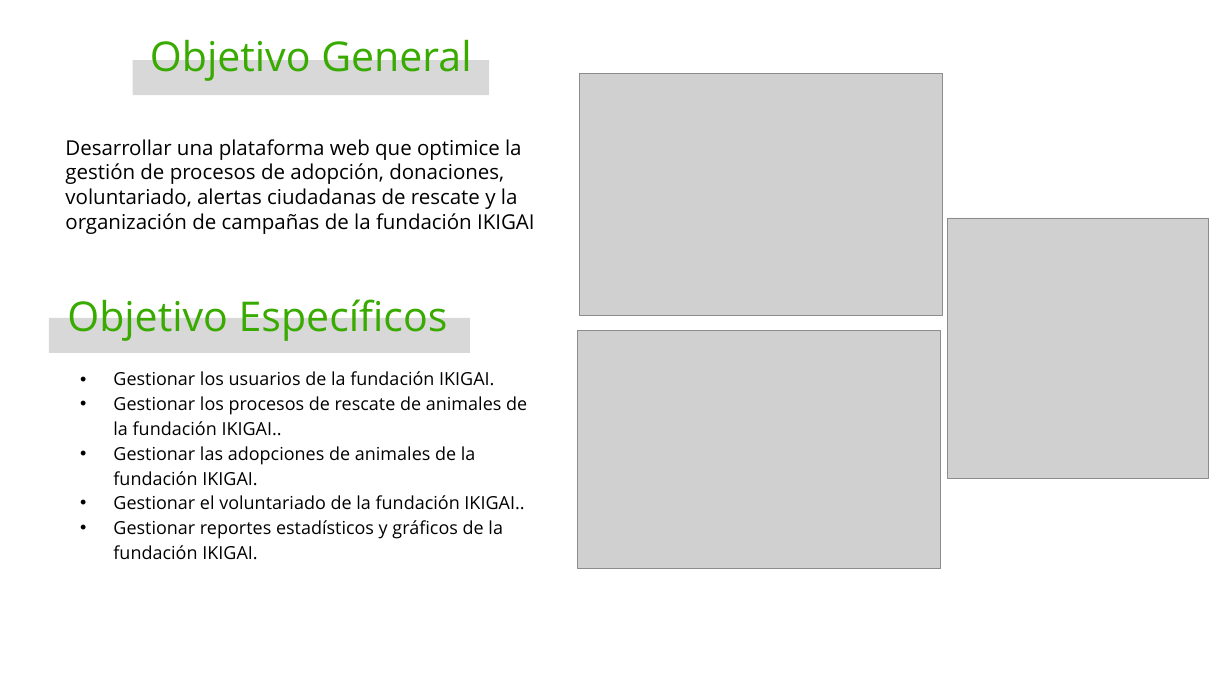
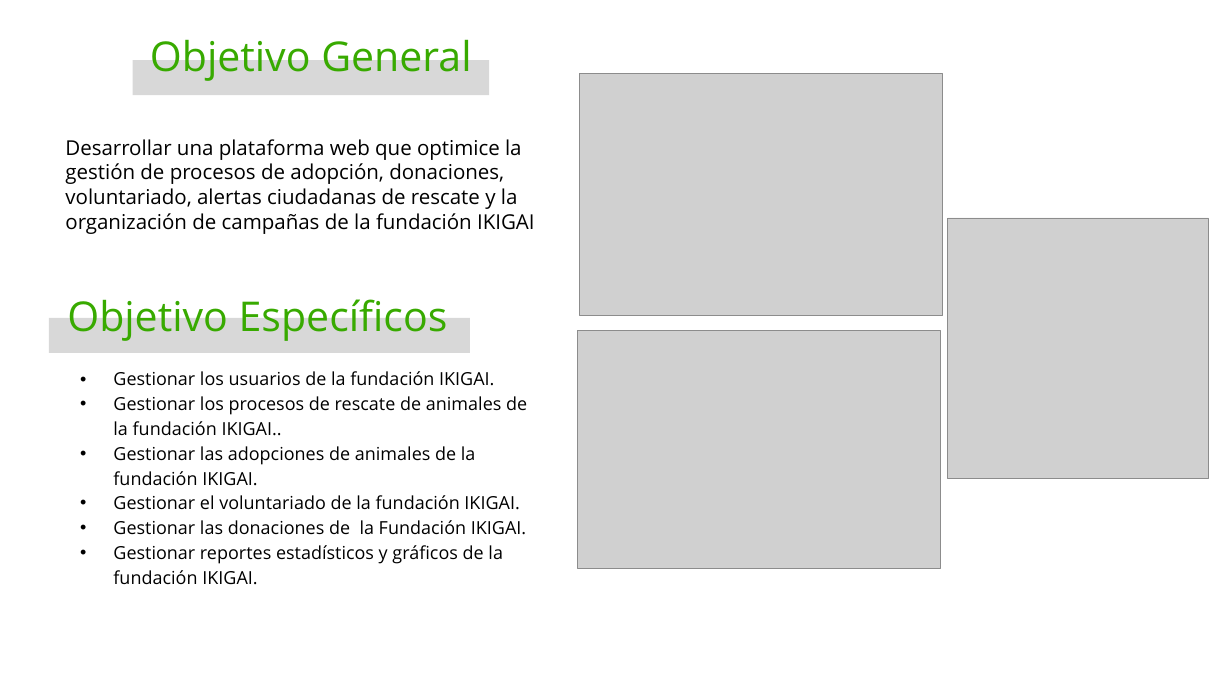
Before and after one commit to Pauland08/Proyecto-Zaap, a slide deck: slide 6 of _docs/trim_02/Contextualización Proyecto/3. Presentación del Proyecto.pptx. Drawn at 1232x693 pixels with LibreOffice and Linux fonts; fonts in the diff are those of the drawing; grey boxes stand for pictures; background and template pictures are left out. Boxes give left, top, right and bottom in pixels: in the first picture for what was removed or moved away, otherwise in the second. Text is boxed around its words. In the diff, an @@ line names an element or a change of style, - is before the commit and + after.

```diff
--- a/_docs/trim_02/Contextualización Proyecto/3. Presentación del Proyecto.pptx
+++ b/_docs/trim_02/Contextualización Proyecto/3. Presentación del Proyecto.pptx
@@ text at [113,495,526,535]: text changed @@
-• Gestionar el voluntariado de la fundación IKIGAI..
+• Gestionar el voluntariado de la fundación IKIGAI.
+• Gestionar las donaciones de la Fundación IKIGAI.
```
Also in this commit, not shown: 2 other slides changed, 1 slide added, 3 other files.
